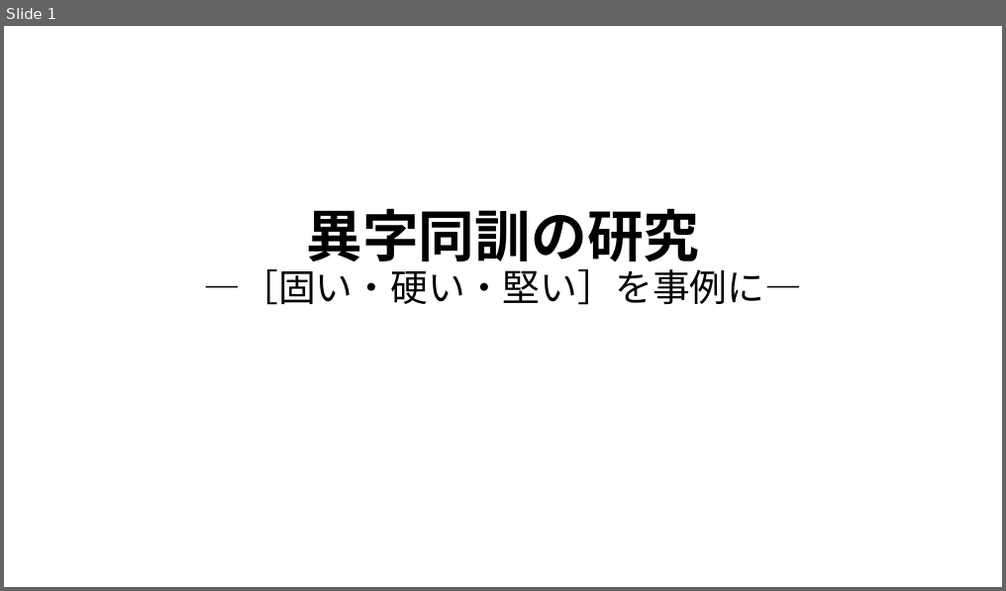
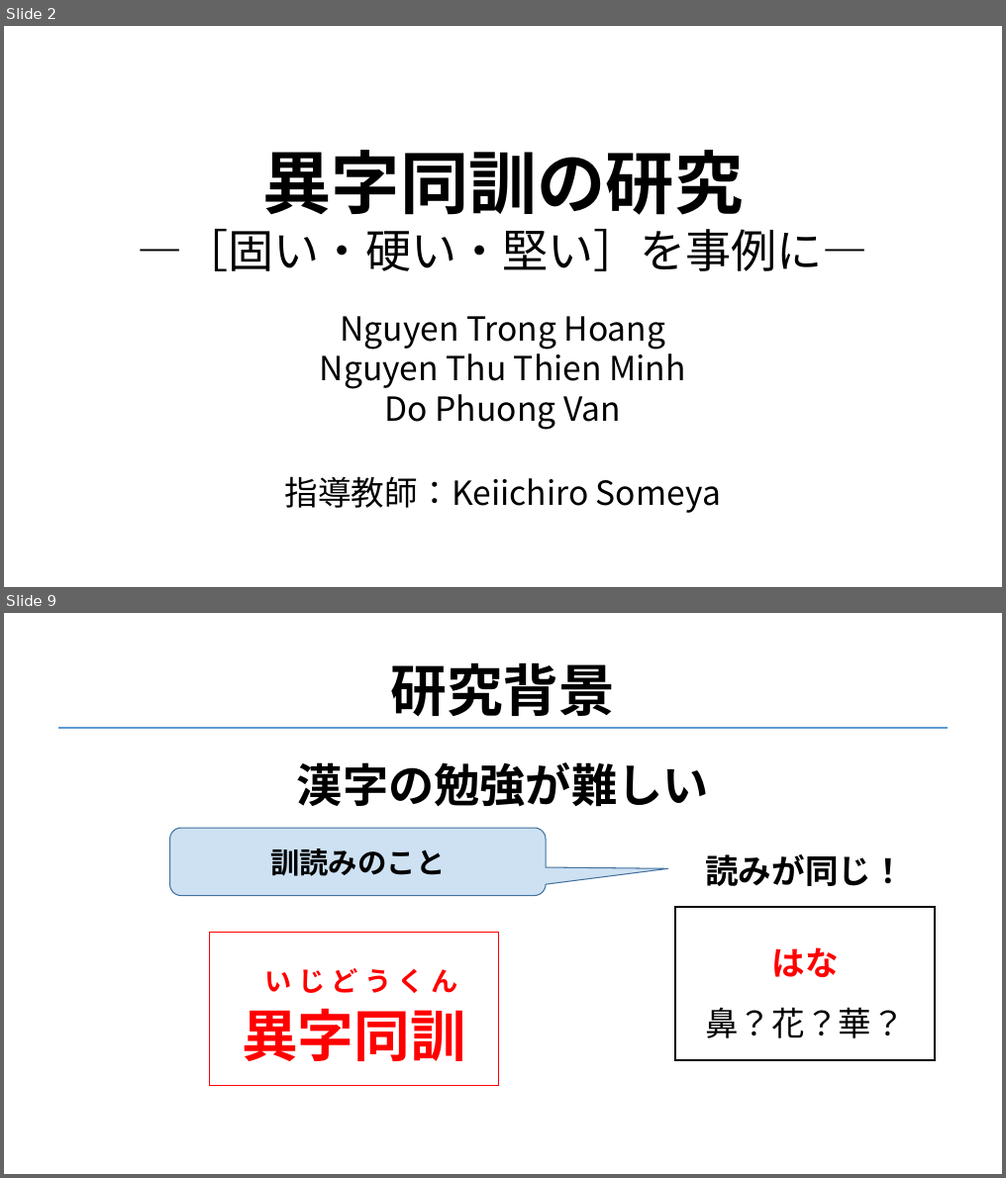
Before and after one commit to 3x3y3z3t/paper, a slide deck: 発表用/PPT.pptx. Shown one above the other, each under a label of ours: slide 1 before the commit, slides 2 and 9 after it; the slides between them are not shown. The pictures are 1006x591 and 1006x1178 pixels, drawn with LibreOffice and Linux fonts; fonts in the diff are those of the drawing; background and template pictures are left out. Boxes give left, top, right and bottom in pixels: in the first picture for what was removed or moved away, otherwise in the second. Text is boxed around its words. In the diff, an @@ line names an element or a change of style, - is before the commit and + after.

```diff
--- a/発表用/PPT.pptx
+++ b/発表用/PPT.pptx
@@ slide 9 added at [4,613,1002,1174], background picture (left out) @@
@@ text added at [391,663,616,717], 54 pt, text #000000, bold @@
+研究背景
@@ line added from (58, 728) to (947, 728), #5B9BD5 1.5 pt @@
@@ text added at [297,762,709,807], 44 pt, text #000000, bold @@
+漢字の勉強が難しい
@@ rounded speech box added at [170,828,546,896], fill #BDD7EE at 75% opacity, outline #43739E 1 pt, 28 pt, text #000000, bold @@
+訓読みのこと
@@ text added at [705,855,905,886], 32 pt, text #000000, bold @@
+読みが同じ！
@@ rectangle added at [675,907,935,1060], outline #000000 1.5 pt @@
@@ rectangle added at [209,933,498,1086], outline #FF0000 1.5 pt @@
@@ text added at [264,968,457,993], 26 pt, text #FF0000, bold @@
+いじどうくん
@@ text added at [705,948,905,1039], 32 pt, text #000000 @@
+はな
+鼻？花？華？
@@ text added at [242,1008,466,1061], 54 pt, text #FF0000, bold @@
+異字同訓
@@ what was slide 1 is now slide 2 @@
@@ slide 2 changed as well @@
@@ text "異字同訓の研究 ―［固い・硬い・堅い］を事例に―": place and size @@
-text "異字同訓の研究 ―［固い・硬い・堅い］を事例に―" at [204,208,803,305]
+text "異字同訓の研究 ―［固い・硬い・堅い］を事例に―" at [137,150,868,272]
@@ text "異字同訓の研究 ―［固い・硬い・堅い］を事例に―" at [137,150,868,272]: size 54 to 66 pt in "異字同訓の研究"; size 36 to 44 pt in "―［固い・硬い・堅い］を事例に―"; line spacing 0.9 to 1 @@
@@ text added at [320,316,685,430], 32 pt, text #000000 @@
+Nguyen Trong Hoang
+Nguyen Thu Thien Minh
+Do Phuong Van
@@ text added at [285,476,721,513], 32 pt, text #000000 @@
+指導教師：Keiichiro Someya
```
Also in this commit, not shown: 21 other slides added, 1 other file.
